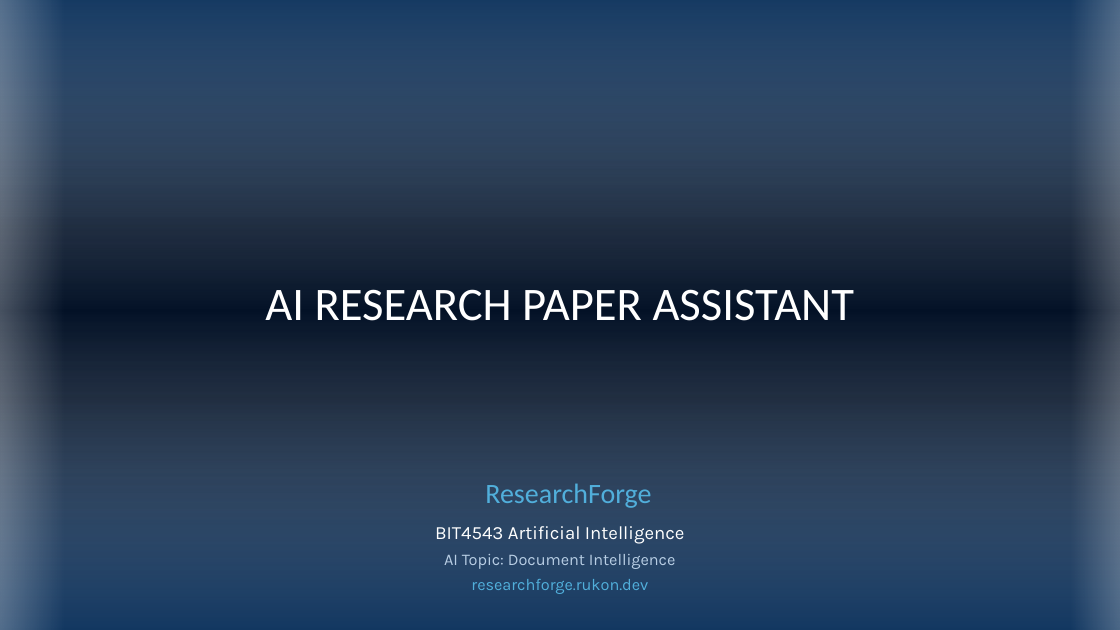
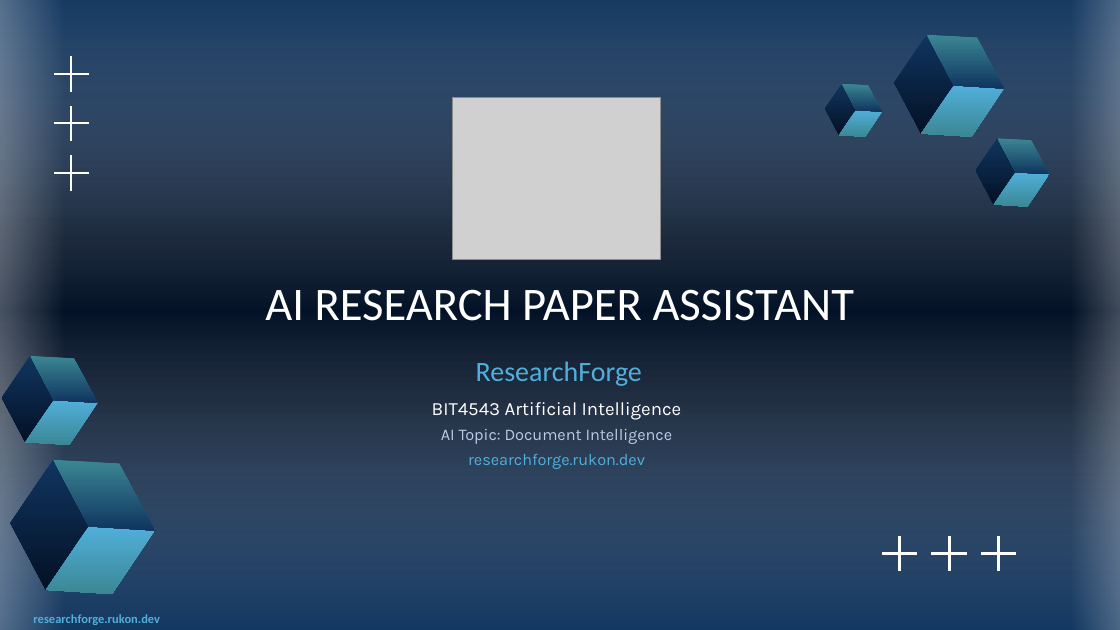
Before and after one commit to tirukon015/researchforge, a slide deck: slide 1 of docs/report/submission/ResearchForge_Final_Presentation.pptx. Drawn at 1120x630 pixels with LibreOffice and Linux fonts; fonts in the diff are those of the drawing; grey boxes stand for pictures; background and template pictures are left out. Boxes give left, top, right and bottom in pixels: in the first picture for what was removed or moved away, otherwise in the second. Text is boxed around its words. In the diff, an @@ line names an element or a change of style, - is before the commit and + after.

```diff
--- a/docs/report/submission/ResearchForge_Final_Presentation.pptx
+++ b/docs/report/submission/ResearchForge_Final_Presentation.pptx
@@ freeform shape added at [895, 35, 954, 133], fill gradient #10355F to #031126 @@
@@ freeform shape added at [927, 35, 1005, 88], fill gradient #3B8794 to #10355F @@
@@ freeform shape added at [825, 84, 857, 136], fill gradient #10355F to #031126 @@
@@ freeform shape added at [842, 84, 883, 112], fill gradient #3B8794 to #10355F @@
@@ freeform shape added at [922, 85, 1005, 137], fill gradient #51AFDB to #3B8794 @@
@@ picture added at [452, 97, 660, 260] @@
@@ freeform shape added at [839, 110, 881, 137], fill gradient #51AFDB to #3B8794 @@
@@ freeform shape added at [976, 138, 1016, 204], fill gradient #10355F to #031126 @@
@@ freeform shape added at [998, 138, 1049, 174], fill gradient #3B8794 to #10355F @@
@@ group added at [54, 56, 90, 192]: 6 freeform shapes @@
@@ freeform shape added at [993, 172, 1048, 207], fill gradient #51AFDB to #3B8794 @@
@@ freeform shape added at [2, 356, 54, 442], fill gradient #10355F to #031126 @@
@@ freeform shape added at [30, 356, 97, 403], fill gradient #3B8794 to #10355F @@
@@ subtitle "ResearchForge": place and size @@
-subtitle "ResearchForge" at [485, 483, 651, 508]
+subtitle "ResearchForge" at [476, 361, 642, 386]
@@ freeform shape added at [26, 400, 97, 445], fill gradient #51AFDB to #3B8794 @@
@@ text "BIT4543 Artificial Intelligence": place and size @@
-text "BIT4543 Artificial Intelligence" at [435, 526, 685, 594]
+text "BIT4543 Artificial Intelligence" at [432, 402, 682, 469]
@@ freeform shape added at [10, 459, 88, 589], fill gradient #10355F to #031126 @@
@@ freeform shape added at [54, 459, 156, 530], fill gradient #3B8794 to #10355F @@
@@ freeform shape added at [46, 526, 155, 594], fill gradient #51AFDB to #3B8794 @@
@@ group added at [881, 535, 1017, 571]: 6 freeform shapes @@
@@ text added at [33, 614, 160, 625], 8 pt, text #51AFDB, bold @@
+researchforge.rukon.dev
```
Also in this commit, not shown: 14 other slides changed, 1 slide added, 1 other file.
